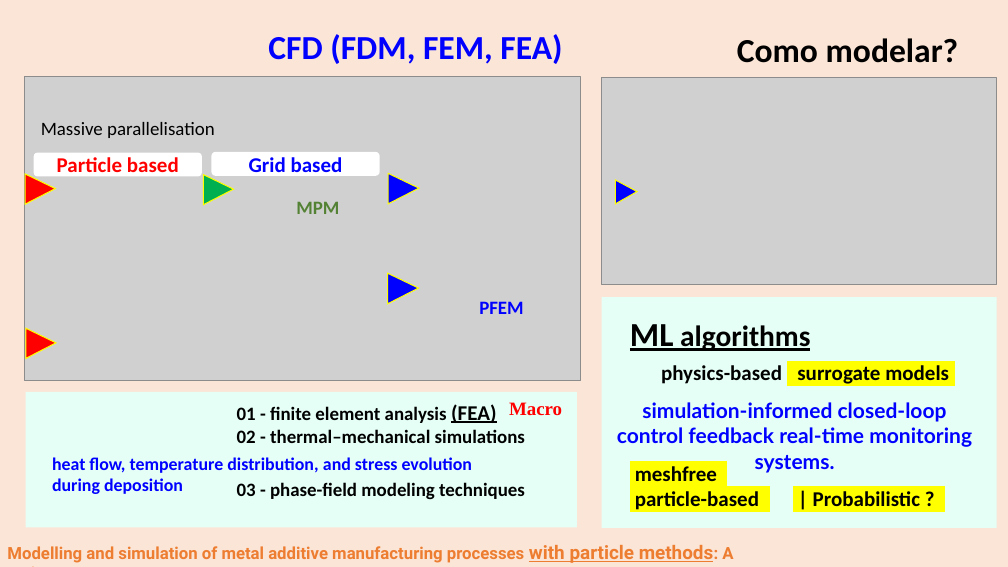
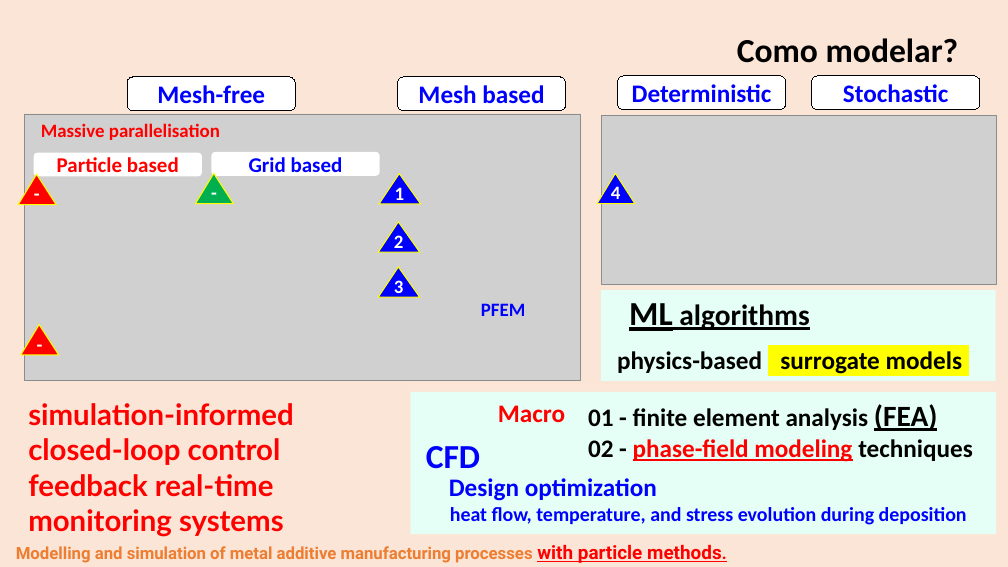
Before and after one commit to grossiRM/AM_FEG, a slide deck: slide 14 of Plano_V02_iii_AM_FEG/d_Topicos Especiais - Introducao a Manufatura Aditiva para Metais.pptx. Drawn at 1008x567 pixels with LibreOffice and Linux fonts; fonts in the diff are those of the drawing; grey boxes stand for pictures. Boxes give left, top, right and bottom in pixels: in the first picture for what was removed or moved away, otherwise in the second. Text is boxed around its words. In the diff, an @@ line names an element or a change of style, - is before the commit and + after.

```diff
--- a/Plano_V02_iii_AM_FEG/d_Topicos Especiais - Introducao a Manufatura Aditiva para Metais.pptx
+++ b/Plano_V02_iii_AM_FEG/d_Topicos Especiais - Introducao a Manufatura Aditiva para Metais.pptx
@@ rounded rectangle removed at (66,23,566,75) @@
-CFD (FDM, FEM, FEA)
@@ group added at (127,76,981,110): 4 rounded rectangles @@
+Mesh based
+Mesh-free
+Deterministic
+Stochastic
@@ picture: place and size @@
-picture at (24,77,581,381)
+picture at (24,114,581,381)
@@ text "Massive parallelisation" at (41,123,220,140): text colour #000000 to #FF0000, bold on @@
@@ picture: place and size @@
-picture at (602,78,997,284)
+picture at (602,116,997,285)
@@ text in triangle at (18,175,56,205): text added @@
+-
@@ text in triangle at (196,173,234,203): text added @@
+-
@@ rotation 90 to 0 degrees in 4 elements at (18,175,56,205), (196,173,234,203), (21,324,59,355), (380,174,421,204) @@
@@ triangle added at (597,173,635,203), fill #0000FF, outline #FFFF00 1 pt, 18 pt, text #FFFFFF, bold @@
+4
@@ text removed at (296,201,339,214) @@
-MPM
@@ text in triangle at (395,187,405,205): text added @@
+1
@@ triangle removed at (615,180,637,205) @@
@@ triangle added at (378,222,420,253), fill #0000FF, outline #FFFF00 1 pt, 18 pt, text #FFFFFF, bold @@
+2
@@ triangle added at (378,267,420,297), fill #0000FF, outline #FFFF00 1 pt, 18 pt, text #FFFFFF, bold @@
+3
@@ triangle removed at (388,273,419,304) @@
@@ rectangle: place and size @@
-rectangle at (602,297,997,528)
+rectangle at (601,290,996,381)
@@ text "ML algorithms": place and size @@
-text "ML algorithms" at (630,324,810,351)
+text "ML algorithms" at (629,303,809,331)
@@ text in triangle at (21,324,59,355): text added @@
+-
@@ text "physics-based . surrogate models.": place and size @@
-text "physics-based . surrogate models." at (661,365,954,387)
+text "physics-based . surrogate models." at (617,351,969,374)
@@ text "physics-based . surrogate models." at (617,351,969,374): size 20 to 24 pt @@
@@ text at (28,403,293,536): text changed; size 20 to 28 pt; text colour #0000FF to #FF0000 @@
-simulation-informed closed-loop control feedback real-time monitoring systems.
+simulation-informed
+closed-loop control feedback real-time monitoring systems
@@ rectangle: place and size @@
-rectangle at (26,392,577,527)
+rectangle at (411,392,997,534)
@@ text "Macro": place and size @@
-text "Macro" at (509,402,562,416)
+text "Macro" at (498,405,565,423)
@@ text "Macro" at (498,405,565,423): size 18 to 24 pt, font Times New Roman to Calibri; alignment justified to centre @@
@@ text "01 - finite element analysis ...": place and size @@
-text "01 - finite element analysis ..." at (237,404,525,500)
+text "01 - finite element analysis ..." at (588,404,973,462)
@@ text at (588,404,937,431): size 18 to 24 pt in "01 - finite element analysis"; size 20 to 28 pt in "(FEA)" @@
@@ text added at (426,446,480,469), 32 pt, text #0000FF, bold @@
+CFD
@@ text at (588,439,973,462): text changed; size 18 to 24 pt; text colour #000000 to #FF0000 @@
-02 - thermal–mechanical simulations
-03 - phase-field modeling techniques
+02 - phase-field modeling techniques
@@ rounded rectangle added at (447,470,668,512), 24 pt, text #0000FF, bold @@
+Design optimization
@@ text removed at (635,466,759,510) @@
-meshfree.
-particle-based .
@@ text at (450,507,967,525): text changed; size 17 to 19 pt @@
-heat flow, temperature distribution, and stress evolution during deposition
+heat flow, temperature, and stress evolution during deposition
@@ text removed at (813,491,920,506) @@
-| Probabilistic ? .
@@ text at (16,545,722,563): text changed @@
-Modelling and simulation of metal additive manufacturing processes with particle methods: A review
+Modelling and simulation of metal additive manufacturing processes with particle methods.
```
Also in this commit, not shown: 10 other slides changed, 1 other file.
